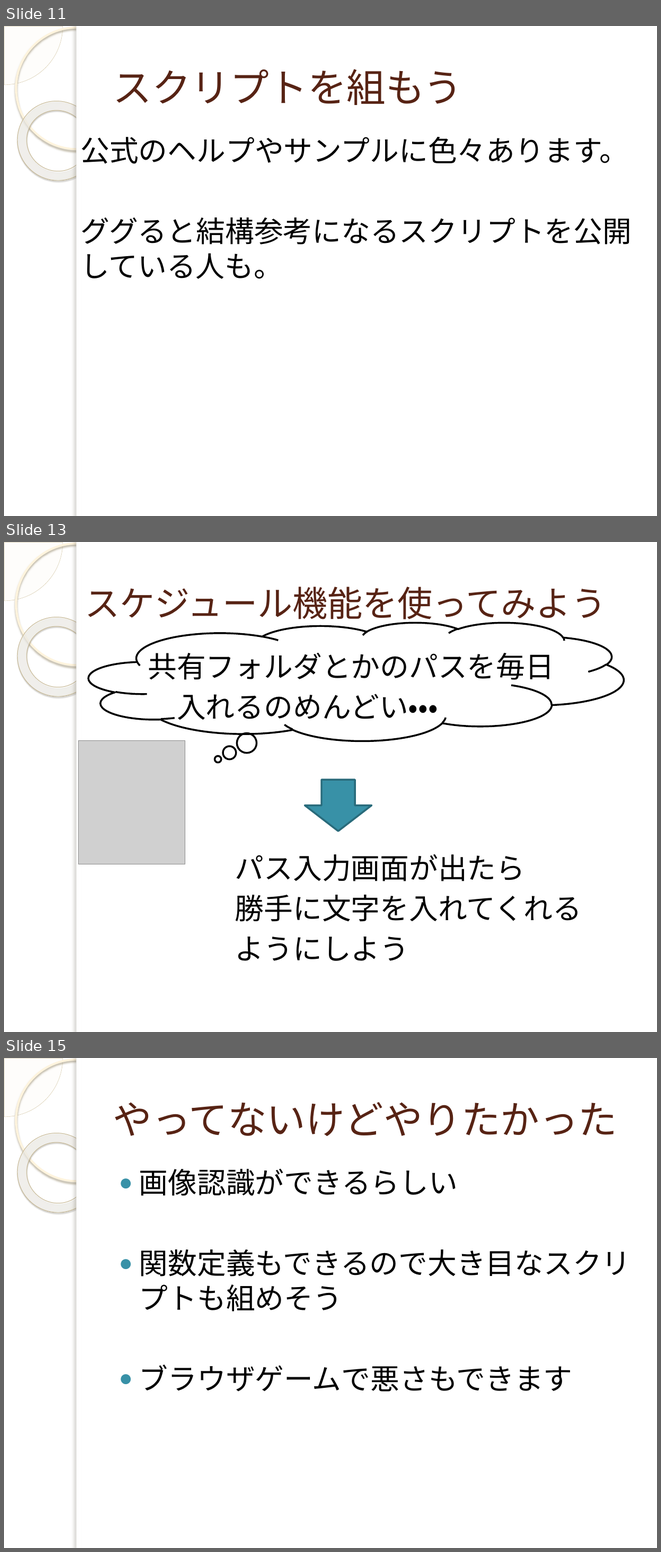
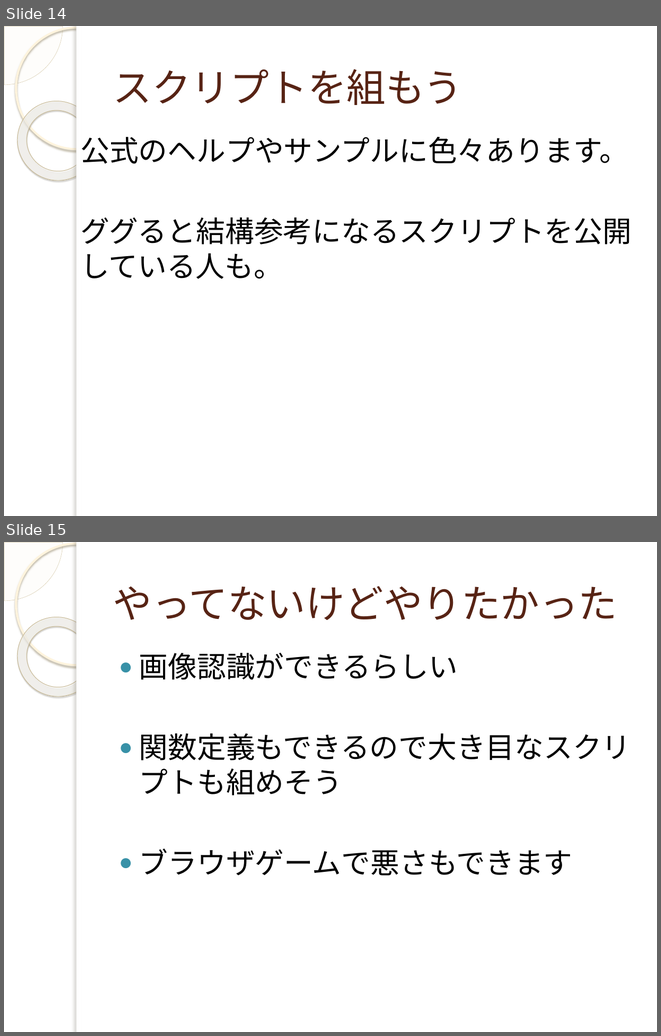
Before and after one commit to yuridonus/FEstudy, a slide deck: autoHotkey.pptx. Shown one above the other, each under a label of ours: slides 11, 13 and 15 before the commit, slides 14 and 15 after it; the slides between them are not shown. The pictures are 661x1552 and 661x1036 pixels, drawn with LibreOffice and Linux fonts; fonts in the diff are those of the drawing; grey boxes stand for pictures; background and template pictures are left out. Boxes give left, top, right and bottom in pixels: in the first picture for what was removed or moved away, otherwise in the second. Text is boxed around its words. In the diff, an @@ line names an element or a change of style, - is before the commit and + after.

```diff
--- a/autoHotkey.pptx
+++ b/autoHotkey.pptx
@@ slide 13 removed at <box>4,542,657,1032</box>, background picture (left out); not listed: 5 template elements that a slide beside it also shows @@
@@ title removed at <box>85,587,607,625</box> @@
-スケジュール機能を使ってみよう
@@ thought cloud removed at <box>89,623,624,741</box> @@
@@ text removed at <box>148,653,582,961</box> @@
-共有フォルダとかのパスを毎日
-入れるのめんどい・・・
-パス入力画面が出たら
-勝手に文字を入れてくれる
-ようにしよう
@@ picture removed at <box>78,741,185,864</box> @@
@@ down arrow removed at <box>305,779,372,831</box> @@
@@ what was slide 11 is now slide 14 @@
```
Also in this commit, not shown: 1 slide changed, 4 slides added, 3 other slides removed, 3 other files.
